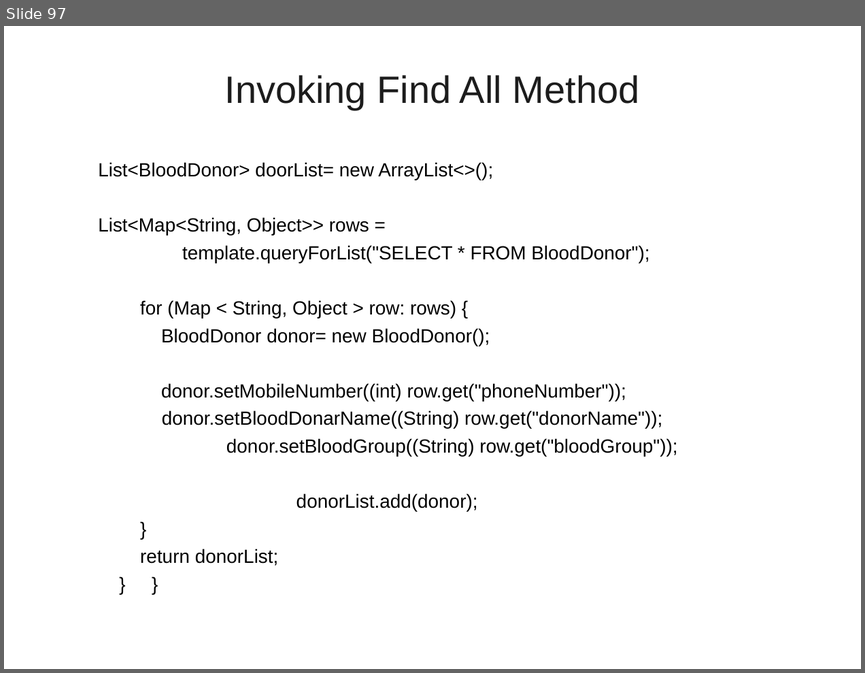
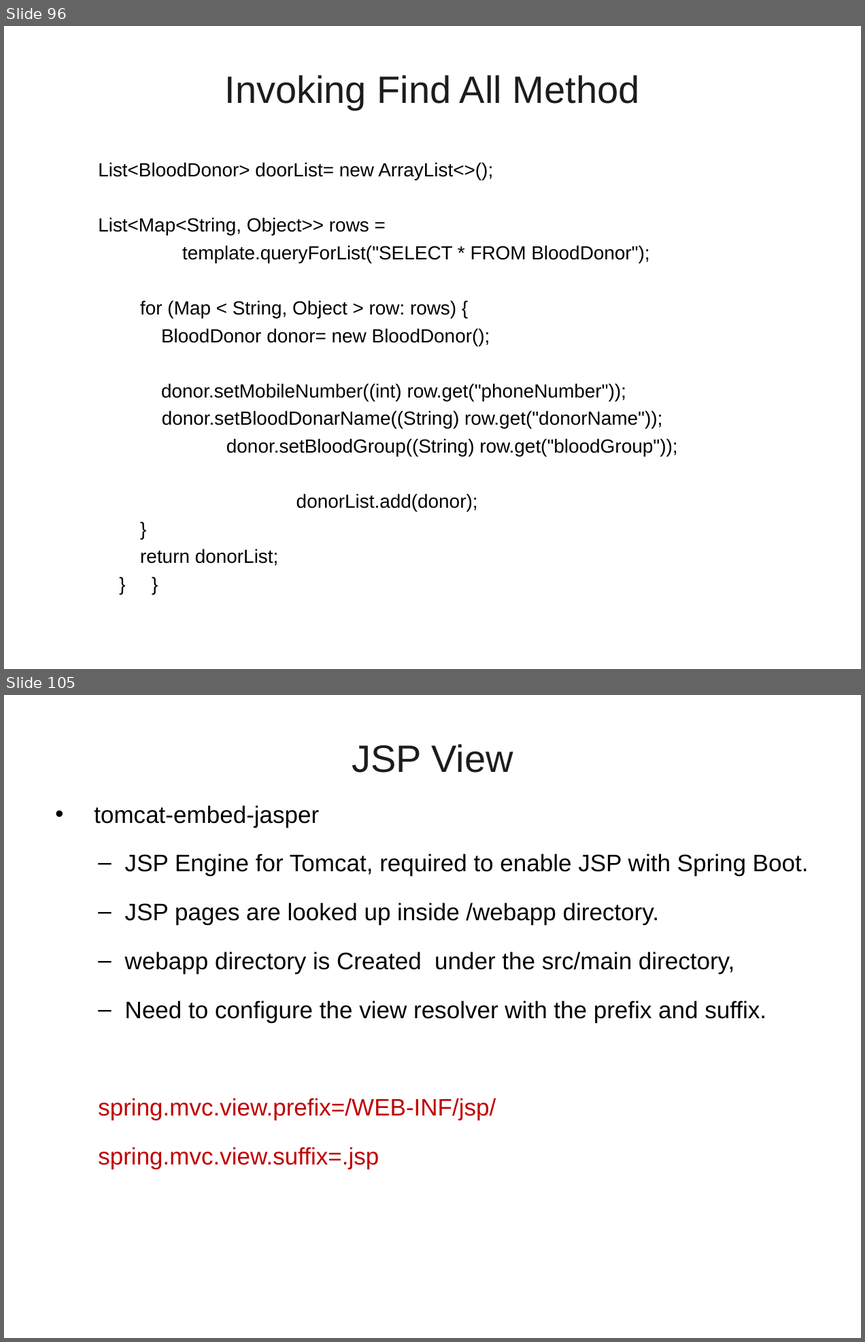
Before and after one commit to vatsanTraining/corejava, a slide deck: SpringBoot_Module1.ppt. Shown one above the other, each under a label of ours: slide 97 before the commit, slides 96 and 105 after it; the slides between them are not shown. The pictures are 865x673 and 865x1342 pixels, drawn with LibreOffice and Linux fonts; fonts in the diff are those of the drawing; background and template pictures are left out. Boxes give left, top, right and bottom in pixels: in the first picture for what was removed or moved away, otherwise in the second. Text is boxed around its words. In the diff, an @@ line names an element or a change of style, - is before the commit and + after.

```diff
--- a/SpringBoot_Module1.ppt
+++ b/SpringBoot_Module1.ppt
@@ slide 105 added at bbox=[4, 695, 861, 1338], background picture (left out) @@
@@ title added at bbox=[351, 744, 513, 773], 32 pt, text #1C1C1C @@
+JSP View
@@ text added at bbox=[94, 805, 808, 1169], 20 pt, text #000000 @@
+• tomcat-embed-jasper
+  – JSP Engine for Tomcat, required to enable JSP with Spring Boot.
+  – JSP pages are looked up inside /webapp directory.
+  – webapp directory is Created under the src/main directory,
+  – Need to configure the view resolver with the prefix and suffix.
+  spring.mvc.view.prefix=/WEB-INF/jsp/
+  spring.mvc.view.suffix=.jsp
@@ what was slide 97 is now slide 96 @@
```
Also in this commit, not shown: 2 slides changed, 21 other slides added, 1 slide removed.
